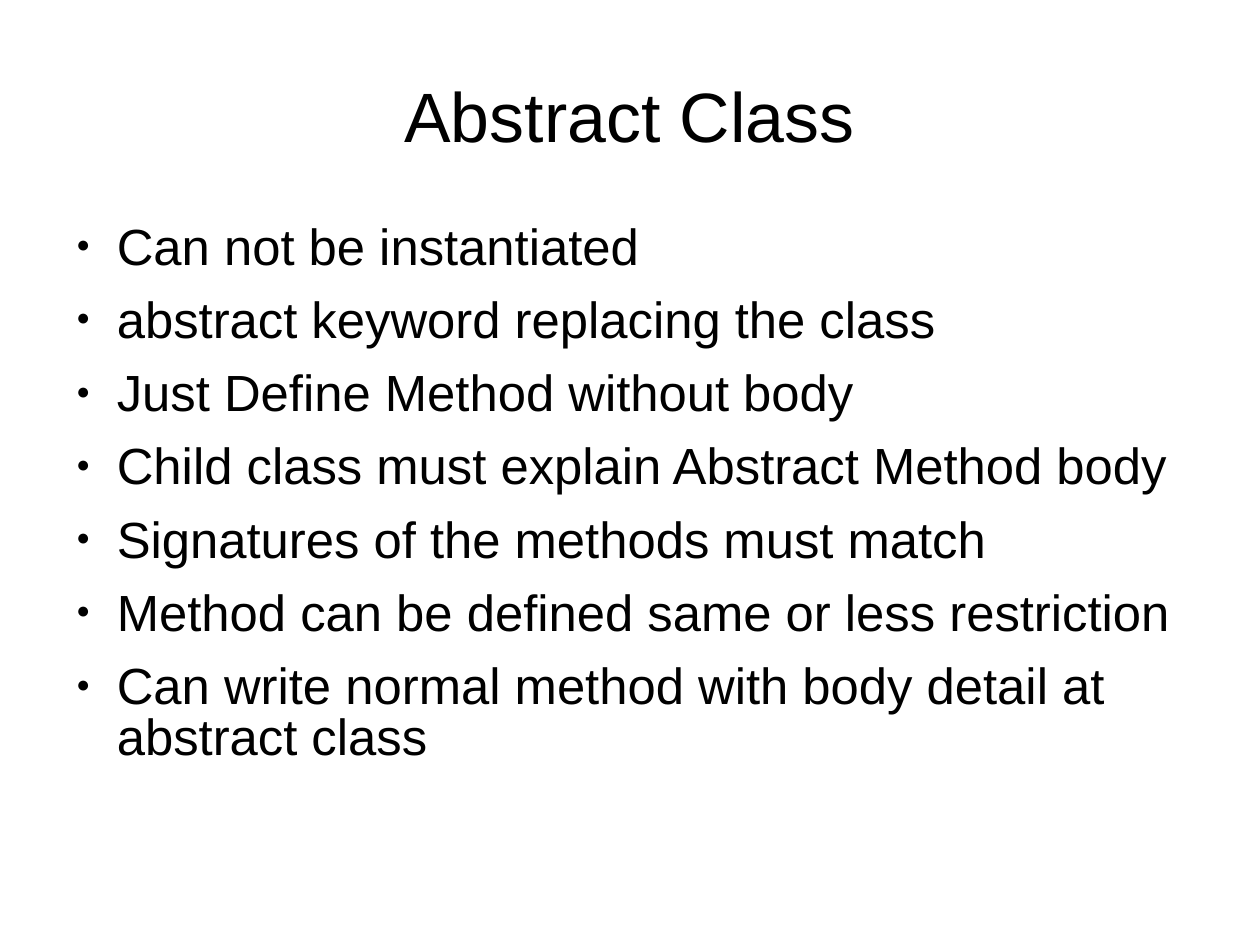
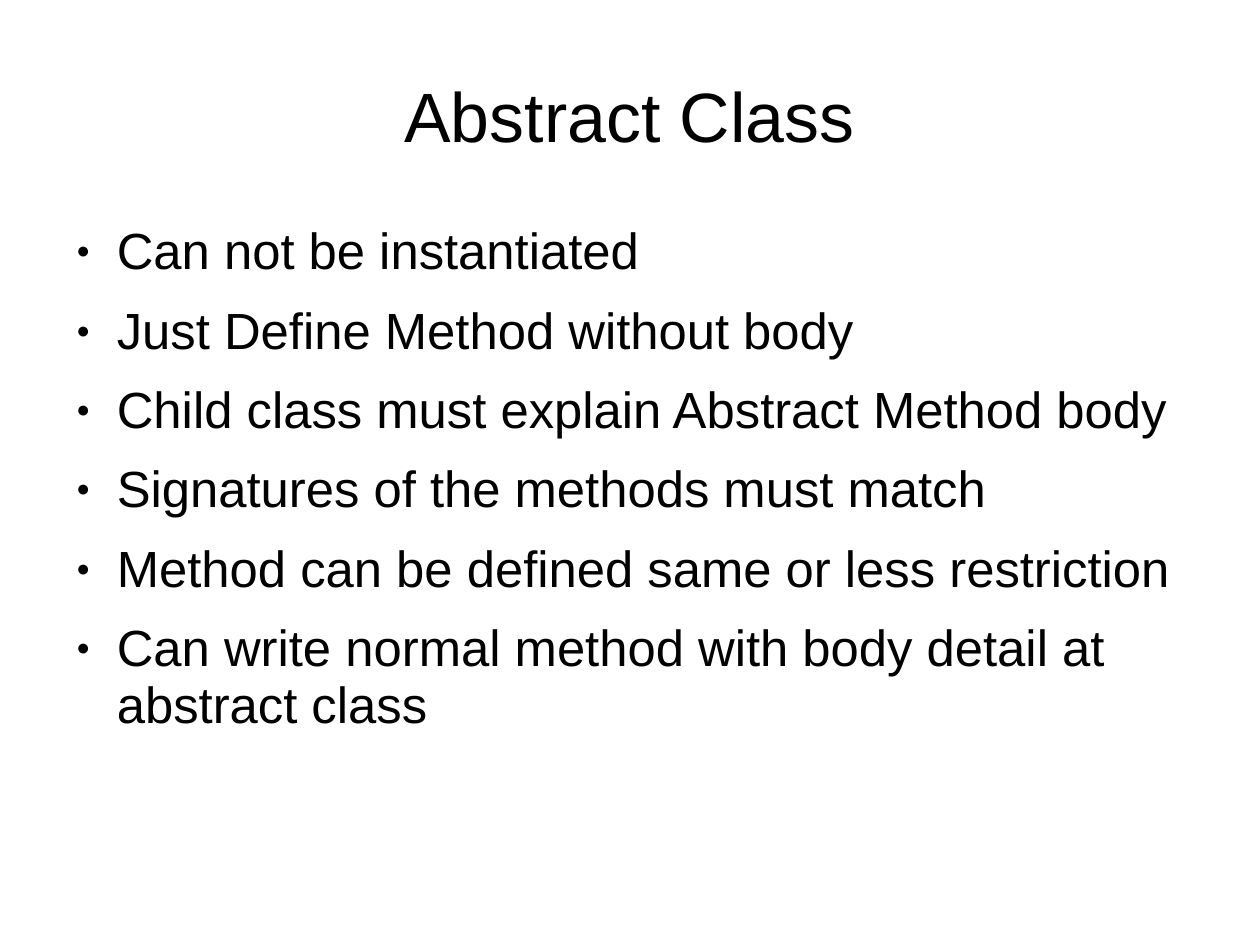
Before and after one commit to ziyed/php-oop, a slide deck: slide 23 of oop.ppt. Drawn at 1260x945 pixels with LibreOffice and Linux fonts; fonts in the diff are those of the drawing. Boxes give left, top, right and bottom in pixels: in the first picture for what was removed or moved away, otherwise in the second. Text is boxed around its words. In the diff, an @@ line names an element or a change of style, - is before the commit and + after.

```diff
--- a/oop.ppt
+++ b/oop.ppt
@@ text "Can not be instantiated" at bbox=[117, 232, 1169, 724]: line spacing 0.83 to 0.93 @@
@@ text at bbox=[117, 301, 935, 348]: paragraph removed @@
-● abstract keyword replacing the class
```
Also in this commit, not shown: 1 other slide changed.
